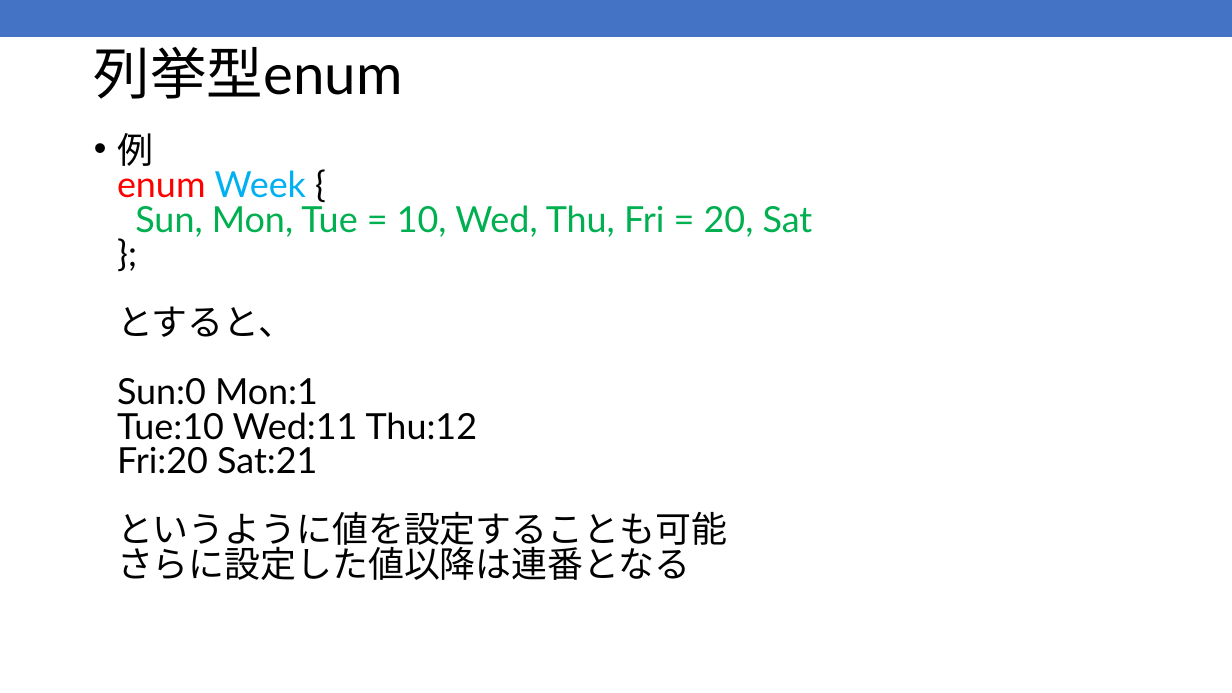
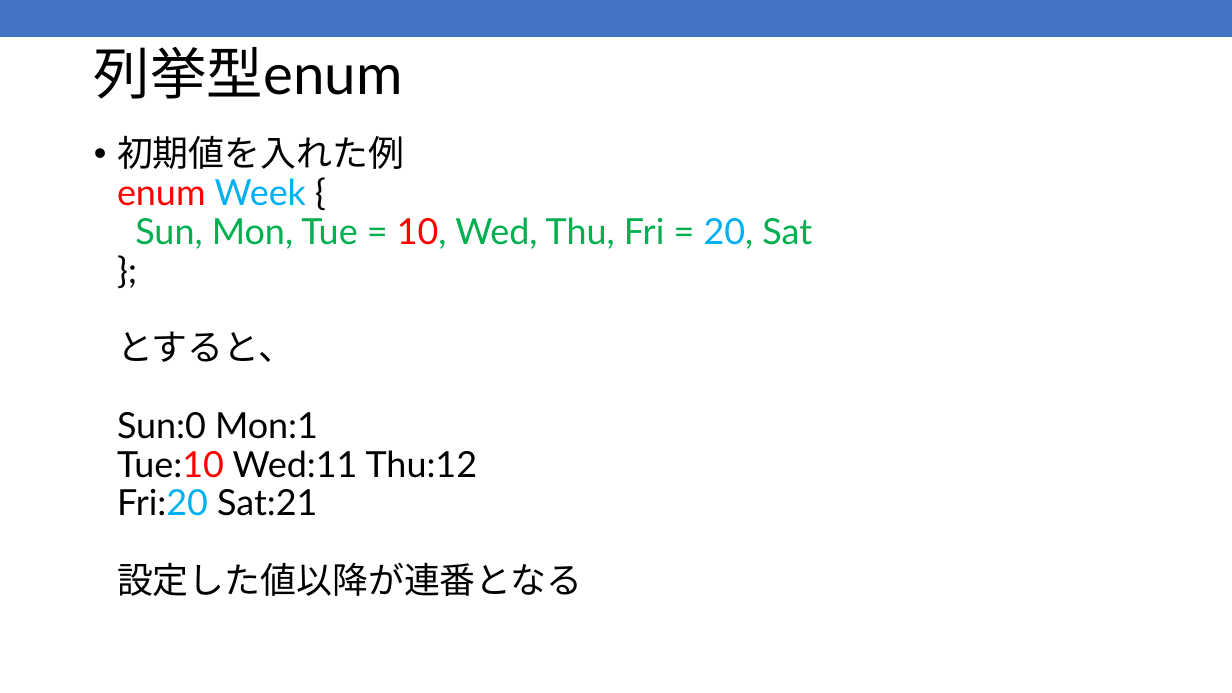
Before and after one commit to kic-murata/cpp2025, a slide deck: slide 11 of 授業資料/授業資料：ビット処理.pptx. Drawn at 1232x693 pixels with LibreOffice and Linux fonts; fonts in the diff are those of the drawing. Boxes give left, top, right and bottom in pixels: in the first picture for what was removed or moved away, otherwise in the second. Text is boxed around its words. In the diff, an @@ line names an element or a change of style, - is before the commit and + after.

```diff
--- a/授業資料/授業資料：ビット処理.pptx
+++ b/授業資料/授業資料：ビット処理.pptx
@@ text at [117,135,812,596]: text changed @@
-• 例
-  enum Week {
-  Sun, Mon, Tue = 10, Wed, Thu, Fri = 20, Sat
-  };
-  とすると、
-  Sun:0 Mon:1
-  Tue:10 Wed:11 Thu:12
-  Fri:20 Sat:21
-  というように値を設定することも可能
-  さらに設定した値以降は連番となる
+• 初期値を入れた例
+  enum Week {
+  Sun, Mon, Tue = 10, Wed, Thu, Fri = 20, Sat
+  };
+  とすると、
+  Sun:0 Mon:1
+  Tue:10 Wed:11 Thu:12
+  Fri:20 Sat:21
+  設定した値以降が連番となる
```
Also in this commit, not shown: 11 other slides changed, 12 slides added, 4 other files.
